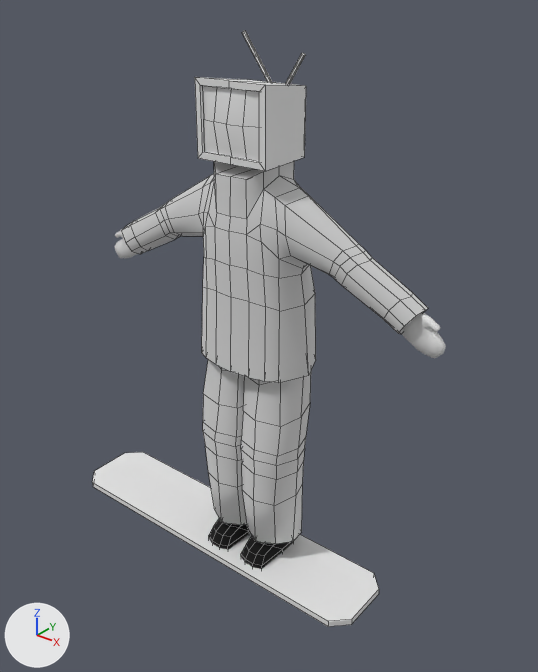
A saved change to the Blender file RAW/Descent_Char.blend.
Rendered twice from a 50 mm lens placed at (1.74, -2.09, 2.36), pointed at (0.03, 0.05, 1.03). The axes (+X, +Y, +Z) are drawn at lower left. The lights are the same throughout. The picture after the commit comes second. Mesh edges are drawn as thin lines on the coarser meshes.

In view in the first picture: 'BoardPlaceholder', 'Boot', 'Coat', 'Cube', 'Hand', 'Pants'.
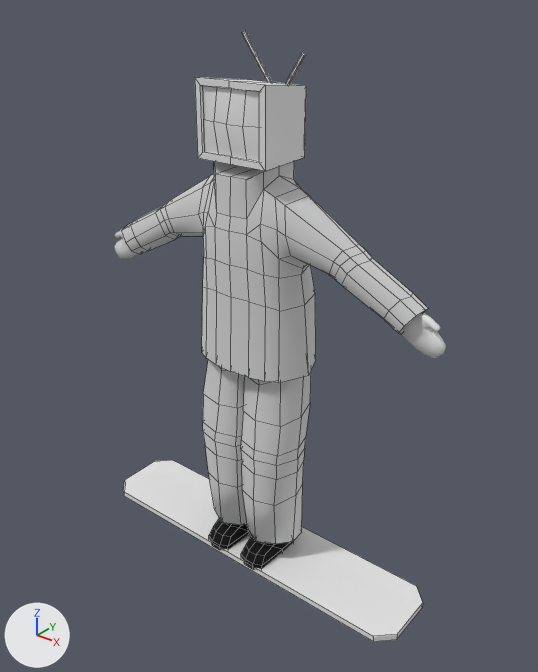
Boxes (x1, y1, x2, y2) around the edits, measured in the pictures (538 x 672 px):
```json
{"object": "BoardPlaceholder", "change": "reshaped", "before": [92, 452, 379, 627], "after": [123, 460, 423, 642]}
```

Edits to the scene script, one JSON object a line:
```json
{"block": "me_cube_006", "where": "# used by ob_boardplaceholder; location = (0.0, 0.0, 0.0)"}
{"op": "remove", "block": "me_cube_006", "code": "me_cube_006.from_pydata(...)  # 16 vertices, 10 faces; spans x -0.98..0.62, y -0.22..0.13, z -0.01..0.01"}
{"op": "add", "block": "me_cube_006", "code": "me_cube_006.from_pydata(...)  # 16 vertices, 10 faces; spans x -0.8..0.8, y -0.17..0.17, z -0.01..0.01"}
{"block": "me_cube_006", "change": "me_cube_006 part 1: the whole mesh is rebuilt"}
```
